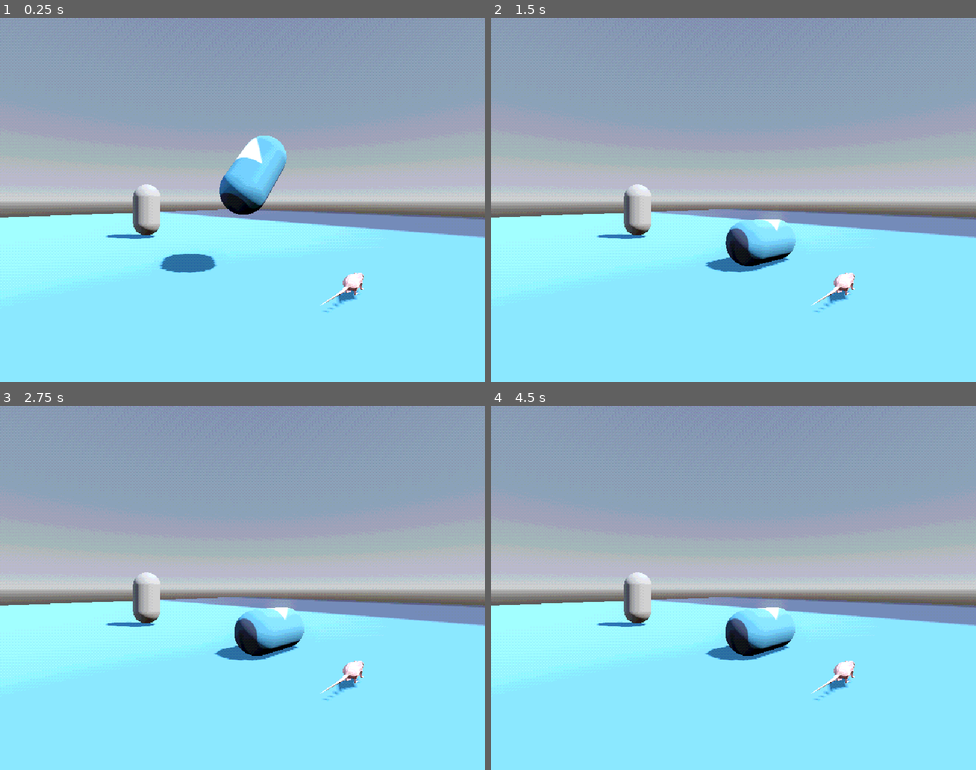
Above: before the commit, frames 1-4 (two rows, left to right).
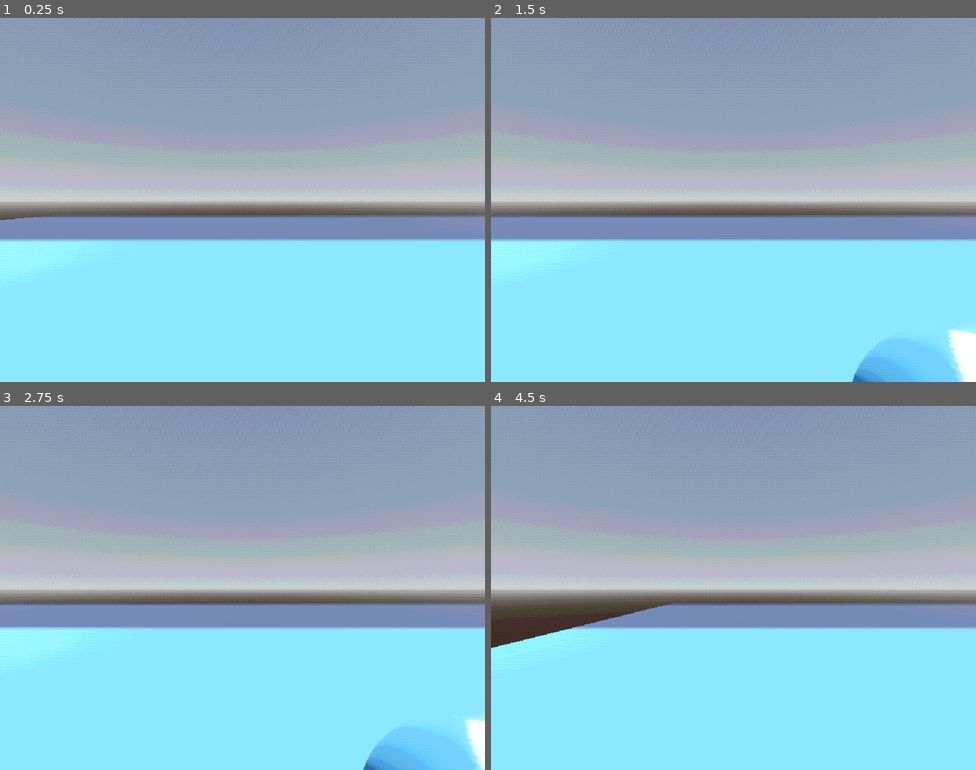
Above: after the commit, the same moments.

Repository: KyleSaki714/ps1-jam
Game: Godot game, scene res://sub_viewport_container.tscn
Same seed, same stepped clock (60 frames per second), same inputs: the game is played once before the commit and once after it. The engine's default icon, where the game draws it, is replaced by a stand-in: a white triangle on a blue panel in a dark square.
Inputs (mouse positions are in pixels of both pictures, inside the frame that each line leads up to):
- Up to frame 1 (0.25 s): no input
- Up to frame 2 (1.5 s): tap Enter (ui_accept) at 0.5, 0.77 s; move the mouse to (840, 181) at 0.52 s; hold D (move_right) 0.53-1.25 s; tap Shift (sprint) at 0.6 s; click (840, 181) at 0.67 s; drag from (636, 218) to (709, 272) at 1.27 s
- Up to frame 3 (2.75 s): move the mouse to (291, 507) at 2.02 s; hold D (move_right) from 2.03 s (still down); tap Shift (sprint) at 2.1 s
- Up to frame 4 (4.5 s): release D (move_right) at 2.75 s; drag from (709, 660) to (588, 533) at 2.77 s; tap Enter (ui_accept) at 3.5, 3.77 s; move the mouse to (879, 642) at 3.52 s; hold A (move_left) 3.53-4.25 s; tap Shift (sprint) at 3.6 s; drag from (588, 533) to (660, 497) at 4.27 s

The runs differ from the first frame. In frame 1, 9.1% of the frame differs, in the area x 0-100%, y 32-81%; in frame 2, 9.3%, in the area x 0-100%, y 45-100%; in frame 3, 9.0%; in frame 4, 8.1%.
Error before the commit: Parse Error: Too few arguments for "move_and_collide()" call. Expected at least 1 but received 0. (res://MoveComponent.gd:35)

Commit message:
add movement to MoveComponent

Diff:
--- a/MoveComponent.gd
+++ b/MoveComponent.gd
@@ -1,6 +1,8 @@
 extends Node3D
 
-var _bodyToMove : CharacterBody3D = null
+class_name MoveComponent
+
+@export var _bodyToMove : CharacterBody3D = null
 
 @export var _moveAccel = 4
 @export var _maxSpeed = 25
@@ -31,5 +33,26 @@
 	var cur_move_vec = _moveVec
 
 	_velocity += (_moveAccel * cur_move_vec) - (_velocity * Vector3(_drag, 0.0, _drag)) + (_gravity * Vector3.DOWN) * delta
+	_bodyToMove.set_velocity(_velocity)
+	_bodyToMove.move_and_slide()
 
-	_velocity = _bodyToMove.move_and_collide()
+	var grounded = _bodyToMove.is_on_floor()
+	if grounded:
+		_velocity.y -= 0.01
+	if grounded and _pressedJump:
+		_velocity.y = _jumpForce
+	_pressedJump = false
+
+func freeze():
+	frozen = true
+
+func unfreeze():
+	frozen = false
+
+#func on_input_recieved(move_vec: Vector3):
+	#set_move_vec(move_vec)
+	#print(_moveVec)
+#
+#func set_player(plr: CorePlayer):
+	#_corePlayer = plr
+	#connect("input_info", on_input_recieved)
--- a/Scripts/Player.gd
+++ b/Scripts/Player.gd
@@ -1,4 +1,9 @@
 extends Node3D
+
+class_name CorePlayer
+
+@export var _moveComponent : MoveComponent
+#signal input_info
 
 func _process(delta: float) -> void:
 	var move_vec : Vector3
@@ -11,4 +16,6 @@
 	if (Input.is_action_pressed("move_right")):
 		move_vec += Vector3.RIGHT
 
-	print(move_vec)
+	#emit_signal("input_info", move_vec)
+	if _moveComponent != null:
+		_moveComponent.set_move_vec(move_vec)
--- a/World.tscn
+++ b/World.tscn
@@ -86,16 +86,19 @@
 
 [node name="Camera3D" type="Camera3D" parent="Dude"]
 transform = Transform3D(1, 0, 0, 0, 1, 0, 0, 0, 1, 0, 0.562925, 0)
+current = true
 
 [node name="CollisionShape3D" type="CollisionShape3D" parent="Dude"]
 shape = SubResource("CapsuleShape3D_p1v5b")
 
-[node name="MoveComponent" type="Node3D" parent="Dude"]
+[node name="PlayerConsciousness" type="Node3D" parent="Dude" node_paths=PackedStringArray("_moveComponent")]
+transform = Transform3D(1, 0, 0, 0, 1, 0, 0, 0, 1, 5.83403, -1.0749, 0.13811)
+script = ExtResource("3_js7pq")
+_moveComponent = NodePath("../MoveComponent")
+
+[node name="MoveComponent" type="Node3D" parent="Dude" node_paths=PackedStringArray("_bodyToMove")]
 script = ExtResource("2_js7pq")
-_moveAccel = null
-_maxSpeed = null
-_jumpForce = null
-_gravity = null
+_bodyToMove = NodePath("..")
 
 [node name="PossessionComponent" type="Node3D" parent="Dude"]
 
@@ -113,6 +116,3 @@
 [node name="CollisionShape3D" type="CollisionShape3D" parent="Rat"]
 transform = Transform3D(1, 0, 0, 0, 1, 0, 0, 0, 1, -0.0209351, 0.187347, -0.00964355)
 shape = SubResource("BoxShape3D_wygdx")
-
-[node name="PlayerConsciousness" type="Node3D" parent="."]
-script = ExtResource("3_js7pq")
--- a/project.godot
+++ b/project.godot
@@ -10,7 +10,7 @@
 
 [application]
 
-config/name="ps1-viz-test"
+config/name="ps1 jam rat king"
 run/main_scene="res://sub_viewport_container.tscn"
 config/features=PackedStringArray("4.4", "Forward Plus")
 config/icon="res://icon.svg"
